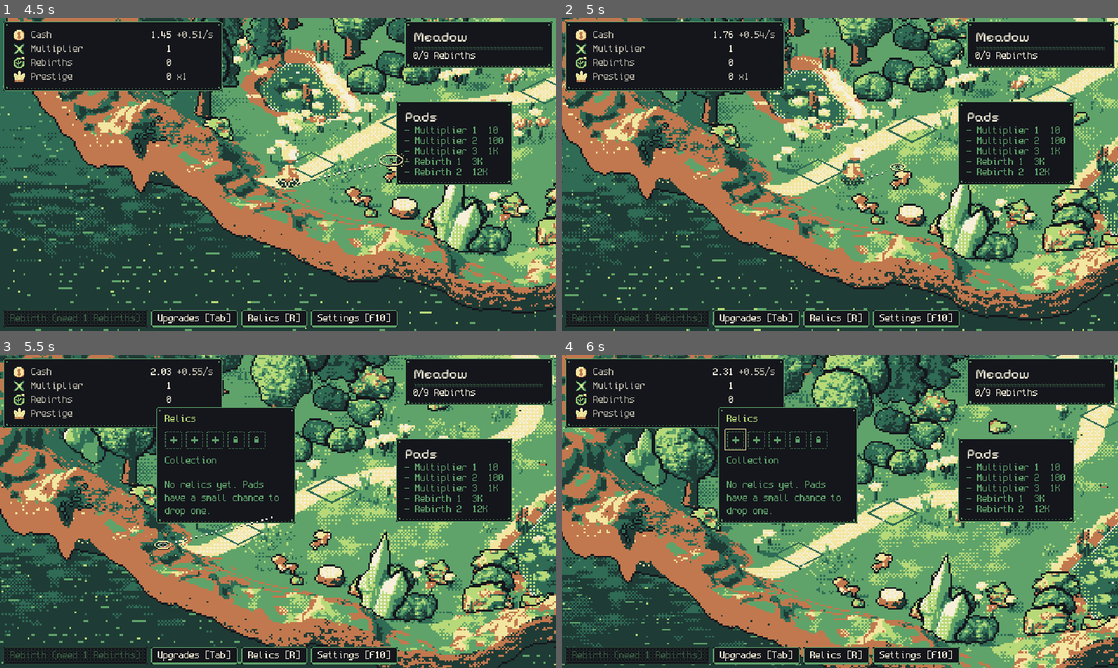
Above: before the commit, frames 1-4 (two rows, left to right).
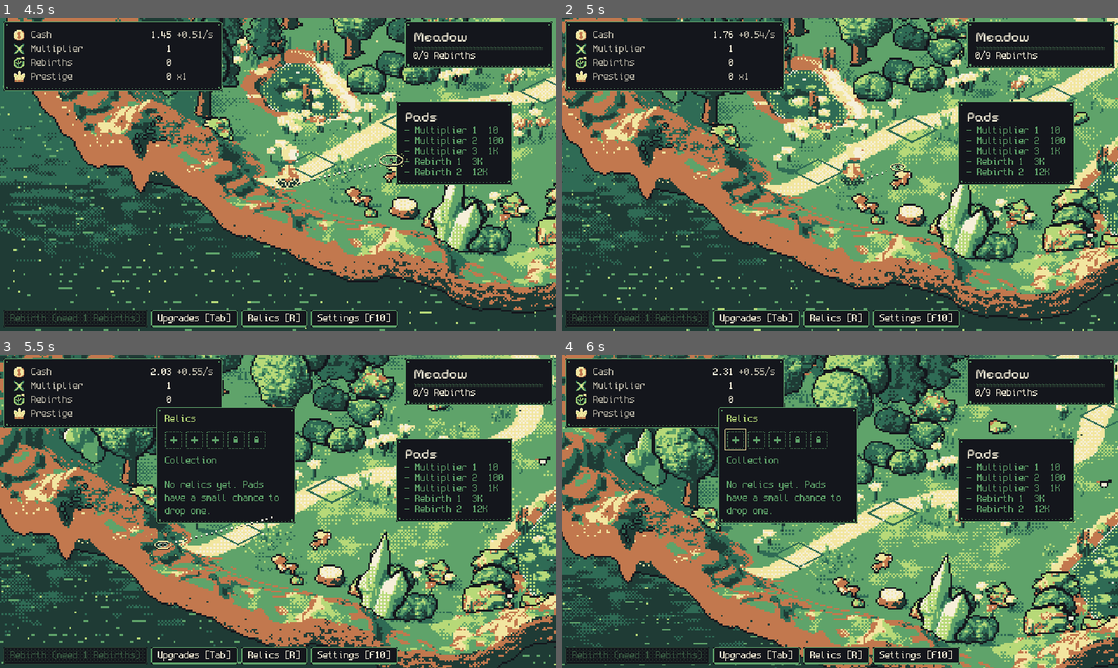
Above: after the commit, the same moments.

Repository: FreezingShock/Plinky
Game: Godot game, scene res://boot/boot.tscn
Two runs of this game, one before a commit and one after it. Both use one fixed random seed, a clock stepped at 60 frames per second and the inputs below.
Inputs (mouse positions are in pixels of both pictures, inside the frame that each line leads up to):
- Up to frame 1 (4.5 s): tap Enter (ui_accept) at 0.5, 0.77, 1.07, 3.77, 4.07 s; move the mouse to (250, 237) at 0.52 s; hold W 0.53-1.25 s; tap Space at 0.6 s; click (250, 237) at 0.67 s; drag from (444, 221) to (250, 237) at 1.27 s; move the mouse to (111, 127) at 2.02 s; hold A 2.03-2.75 s; tap 2 at 2.1 s; drag from (305, 174) to (111, 127) at 2.77 s; move the mouse to (194, 96) at 3.52 s; hold S 3.53-4.25 s; tap I at 3.6 s; drag from (400, 158) to (194, 96) at 4.27 s
- Up to frame 2 (5 s): no input
- Up to frame 3 (5.5 s): move the mouse to (166, 527) at 5.02 s; hold W from 5.03 s (still down); tap R at 5.1 s; click (166, 527) at 5.17 s
- Up to frame 4 (6 s): release W at 5.75 s; drag from (734, 439) to (728, 527) at 5.77 s

Frame 1 is identical in both runs. In frame 2, less than 0.1% of the frame differs, in the area x 94-100%, y 25-72%; in frame 3, less than 0.1%; in frame 4, less than 0.1%, in the area x 90-99%, y 39-86%.

Commit message:
Reactions: bigger birds, scare on crit, lingering shore ripples
Co-Authored-By: Claude Sonnet 5.5 <noreply@anthropic.com>
Claude-Session: https://claude.ai/code/session_01Pmx9dSVvFTNXk8BRqQ49su

Diff:
--- a/tests/test_life.gd
+++ b/tests/test_life.gd
@@ -72,8 +72,13 @@
 	t.eq(LifeReact.rustle_offset(1), 0.0, "rustle rests every other step")
 	t.eq(LifeReact.rustle_offset(2), 1.0, "rustle shuffles one texel")
 	var lake: Dictionary = {"x": 100.0, "y": 100.0, "rx": 50.0, "ry": 25.0}
-	t.ok(LifeReact.shore_point(lake, Vector2(100.0, 100.0 + 25.0 + 6.0), 16.0) != Vector2.INF, "walker at the shore makes a ripple point")
+	t.ok(LifeReact.shore_point(lake, Vector2(100.0, 100.0 + 25.0 + 6.0), 26.0) != Vector2.INF, "walker at the shore makes a ripple point")
 	t.ok(LifeReact.shore_point(lake, Vector2(300.0, 300.0), 16.0) == Vector2.INF, "far walker makes none")
 	t.eq(LifeGround.bend(Vector2i(110, 100), Vector2(100.0, 100.0)), 1, "grass east of the walker leans east")
 	t.eq(LifeGround.bend(Vector2i(95, 100), Vector2(100.0, 100.0)), -2, "grass close on the west leans hard west")
 	t.eq(LifeGround.bend(Vector2i(160, 100), Vector2(100.0, 100.0)), 0, "far grass keeps the wind")
+	var rb := LifeReact.new()
+	rb.setup({"water": []}, [[10, 10], [50, 50], [90, 90]])
+	rb.scare_all()
+	t.ok(rb._birds.size() == 3 and float(rb._birds[0].scared) == 0.0, "scare_all startles every perched bird")
+	rb.free()
--- a/world/life_react.gd
+++ b/world/life_react.gd
@@ -12,10 +12,11 @@
 const BUSH_RADIUS: float = 20.0
 const BUSH_SETTLE: float = 0.5        # seconds the rustle lingers after the walker leaves
 const BIRD_COUNT: int = 6
-const BIRD_SCARE: float = 34.0        # walker distance that startles a perched bird
+const BIRD_SCARE: float = 44.0        # walker distance that startles a perched bird
 const BIRD_RETURN_AFTER: float = 9.0  # seconds a scattered bird stays away
 const BIRD_FLIGHT: float = 1.6        # seconds spent leaving or returning
-const SHORE_REACH: float = 16.0       # walker distance from the water edge that makes ripples
+const SHORE_REACH: float = 26.0       # walker distance from the water edge that makes ripples
+const SHORE_LINGER: float = 2.5       # seconds ripples keep coming after the walker stops at the shore
 const RIPPLE_EVERY: float = 0.4
 const RIPPLE_LIFE: float = 1.0
 const IDX_INK: int = 0
@@ -29,6 +30,8 @@
 var _water: Array[Dictionary] = []
 var _ripples: Array[Dictionary] = []  # {pos, age}
 var _ripple_clock: float = 0.0
+var _shore_left: float = 0.0
+var _shore_pos: Vector2 = Vector2.INF
 var _t: float = 0.0
 var _step: int = -1
 
@@ -48,6 +51,24 @@
 		pool.remove_at(pick)
 		_birds.append({"home": Vector2(float(p[0]), float(p[1])), "scared": -1.0,
 			"dir": -1.0 if MeadowLife.hash01(i + 40) < 0.5 else 1.0, "seed": i})
+
+
+func _ready() -> void:
+	var bus: Node = get_node_or_null("/root/EventBus")
+	if bus != null:
+		bus.button_pressed.connect(_on_pressed)
+
+
+## A crit press startles every bird in the meadow.
+func _on_pressed(_id: StringName, _pos: Vector3, _gain: BigNum, crit: bool) -> void:
+	if crit and not MeadowLife.reduce_motion:
+		scare_all()
+
+
+func scare_all() -> void:
+	for bird: Dictionary in _birds:
+		if float(bird.scared) < 0.0:
+			bird.scared = 0.0
 
 
 func set_bushes(sprites: Array) -> void:
@@ -112,14 +133,17 @@
 			bird.scared = -1.0 if since >= BIRD_RETURN_AFTER + BIRD_FLIGHT else since
 		elif not calm and wp.distance_to(bird.home as Vector2) <= BIRD_SCARE:
 			bird.scared = 0.0
-	if not calm and bool(_walker.get("moving")):
+	if not calm:
+		for w: Dictionary in _water:
+			var p: Vector2 = shore_point(w, wp, SHORE_REACH)
+			if p != Vector2.INF:
+				_shore_pos = p
+				_shore_left = SHORE_LINGER if bool(_walker.get("moving")) else _shore_left
+		_shore_left = maxf(_shore_left - delta, 0.0)
 		_ripple_clock -= delta
-		if _ripple_clock <= 0.0:
-			for w: Dictionary in _water:
-				var p: Vector2 = shore_point(w, wp, SHORE_REACH)
-				if p != Vector2.INF:
-					_ripples.append({"pos": p, "age": 0.0})
-					_ripple_clock = RIPPLE_EVERY
+		if _shore_left > 0.0 and _shore_pos != Vector2.INF and _ripple_clock <= 0.0:
+			_ripples.append({"pos": _shore_pos, "age": 0.0})
+			_ripple_clock = RIPPLE_EVERY
 	for r: Dictionary in _ripples:
 		r.age = float(r.age) + delta
 	var alive: Array[Dictionary] = []
@@ -150,25 +174,28 @@
 	if away >= 1.0:
 		return
 	var sx: float = float(bird.dir)
-	var at: Vector2 = home + Vector2(sx * 70.0 * away, -46.0 * away)
-	var p: Vector2i = Vector2i(roundi(at.x), roundi(at.y))
+	var at: Vector2 = home + Vector2(sx * 90.0 * away, -60.0 * away)
+	var x: int = roundi(at.x)
+	var y: int = roundi(at.y)
 	if away <= 0.0:
-		# Perched: body, head, a tail texel. Blink-peck now and then.
+		# Perched, 6 x 5 texels: paper breast and ink back so it reads on grass and sand. Pecks now and then.
 		var peck: bool = int(_t * 2.0 + float(bird.seed) * 1.7) % 5 == 0
-		_px(p.x, p.y, IDX_EARTH)
-		_px(p.x + 1, p.y, IDX_EARTH)
-		_px(p.x + 2, p.y, IDX_EARTH)
-		_px(p.x + 3, p.y + (1 if peck else 0), IDX_INK)
-		_px(p.x - 1, p.y - 1, IDX_INK)
+		_rect(x - 1, y - 3, 5, 3, IDX_INK)
+		_rect(x, y - 2, 3, 2, IDX_PAPER)
+		_rect(x + 4, y - 4 + (2 if peck else 0), 2, 2, IDX_INK)
+		_rect(x - 3, y - 3, 2, 1, IDX_EARTH)
+		_rect(x, y, 1, 1, IDX_INK)
+		_rect(x + 2, y, 1, 1, IDX_INK)
 		return
-	# In flight: two wing frames at 12 fps, wings up then flat.
+	# In flight: ink body with paper-edged wings, up then flat at 6 flaps a second.
 	var up: bool = (_step / 2) % 2 == 0
-	_px(p.x, p.y, IDX_INK)
-	_px(p.x + 1, p.y, IDX_EARTH)
-	_px(p.x - 1, p.y + (-1 if up else 0), IDX_INK)
-	_px(p.x + 2, p.y + (-1 if up else 0), IDX_INK)
-	_px(p.x - 2, p.y + (-2 if up else 1), IDX_INK)
-	_px(p.x + 3, p.y + (-2 if up else 1), IDX_INK)
+	var wy: int = -3 if up else 1
+	_rect(x - 1, y - 1, 4, 3, IDX_INK)
+	_rect(x + 1, y, 2, 1, IDX_PAPER)
+	_rect(x - 4, y + wy, 3, 2, IDX_INK)
+	_rect(x + 3, y + wy, 3, 2, IDX_INK)
+	_rect(x - 4, y + wy + (0 if up else 2), 1, 1, IDX_PAPER)
+	_rect(x + 5, y + wy + (0 if up else 2), 1, 1, IDX_PAPER)
 
 
 func _draw_ripple(r: Dictionary) -> void:
@@ -186,5 +213,9 @@
 			_px(x, y, IDX_PAPER)
 
 
+func _rect(x: int, y: int, w: int, h: int, idx: int) -> void:
+	draw_rect(Rect2(x, y, w, h), palette[idx])
+
+
 func _px(x: int, y: int, idx: int) -> void:
 	draw_rect(Rect2(x, y, 1, 1), palette[idx])
